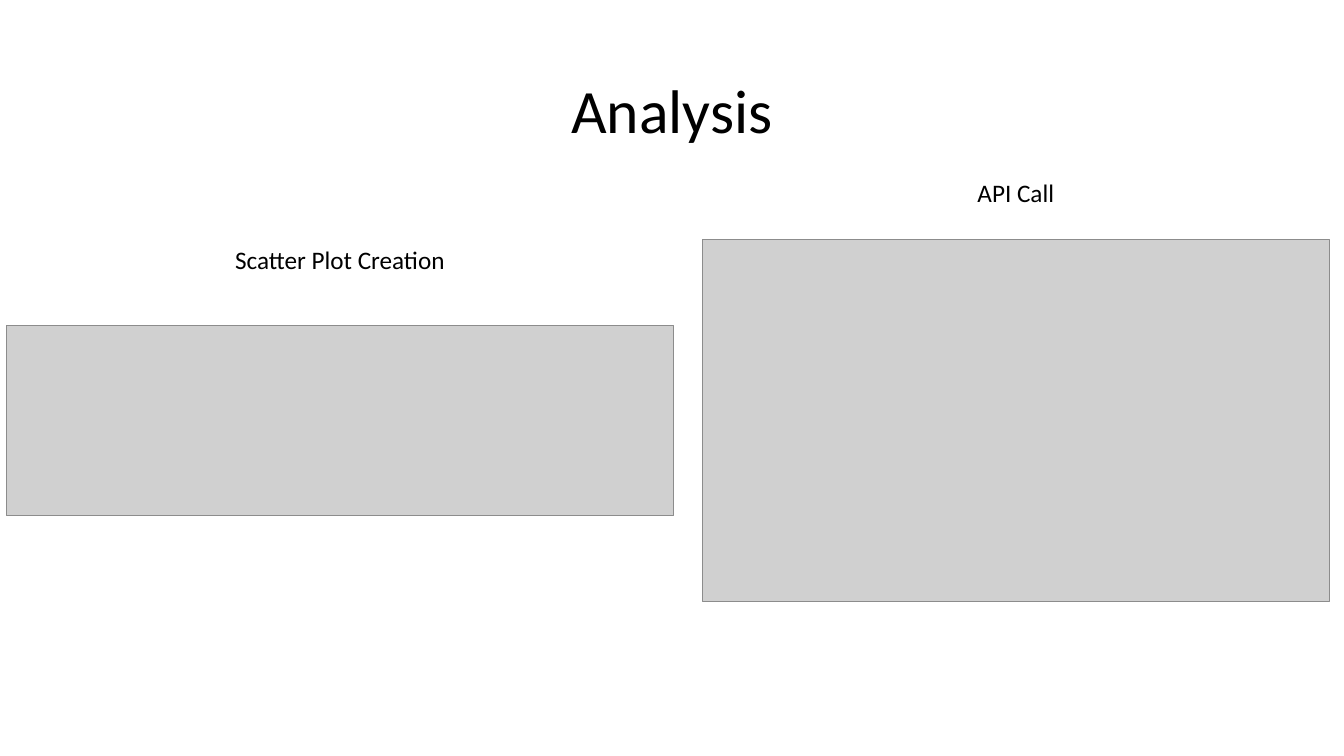
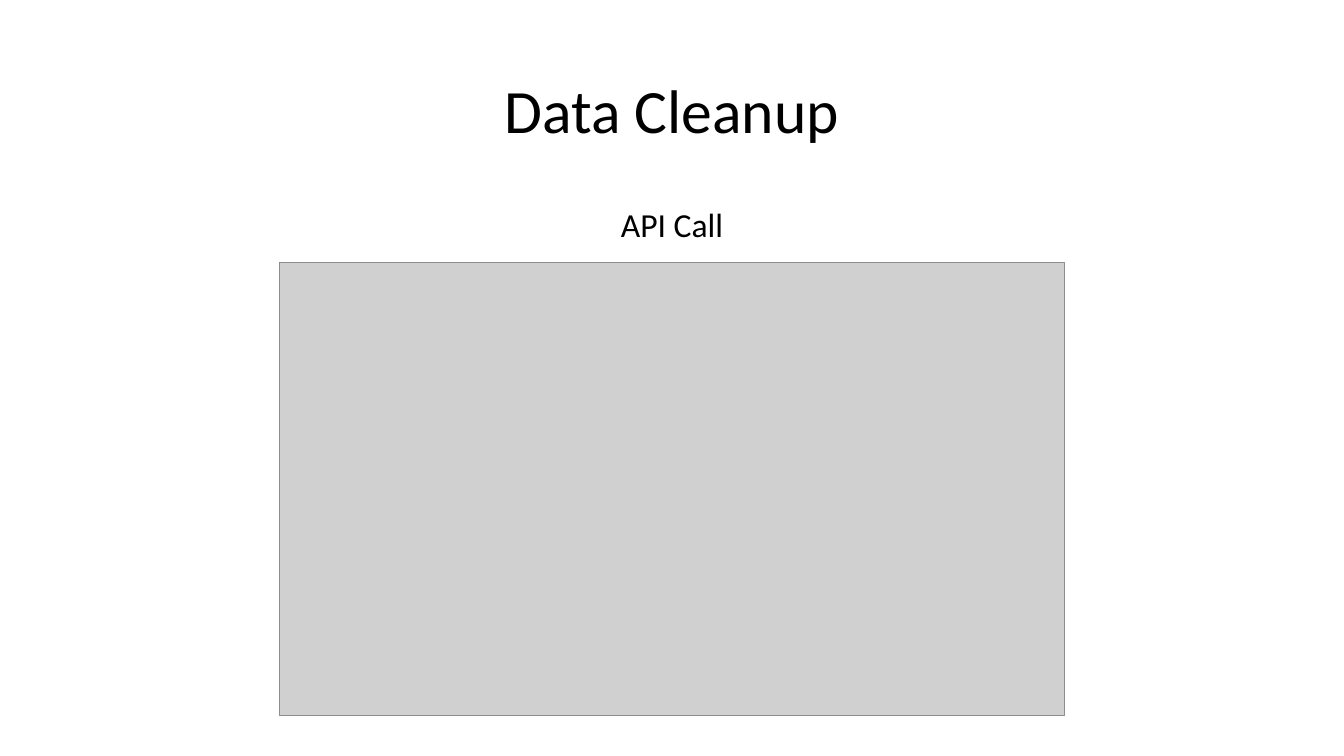
Before and after one commit to ConnerSick/Project-1, a slide deck: slide 5 of Geographic Factors on US Population Growth.pptx. Drawn at 1344x756 pixels with LibreOffice and Linux fonts; fonts in the diff are those of the drawing; grey boxes stand for pictures; background and template pictures are left out. Boxes give left, top, right and bottom in pixels: in the first picture for what was removed or moved away, otherwise in the second. Text is boxed around its words. In the diff, an @@ line names an element or a change of style, - is before the commit and + after.

```diff
--- a/Geographic Factors on US Population Growth.pptx
+++ b/Geographic Factors on US Population Growth.pptx
@@ title at (505,90,839,143): text changed @@
-Analysis
+Data Cleanup
@@ text "API Call": place and size @@
-text "API Call" at (977,184,1054,202)
+text "API Call" at (621,213,723,238)
@@ text "API Call" at (621,213,723,238): size 18 to 24 pt @@
@@ text removed at (235,251,445,270) @@
-Scatter Plot Creation
@@ picture: place and size @@
-picture at (703,240,1330,602)
+picture at (280,263,1065,716)
@@ picture removed at (6,326,674,516) @@
```
Also in this commit, not shown: 3 other slides changed, 2 slides added, 1 other file.
